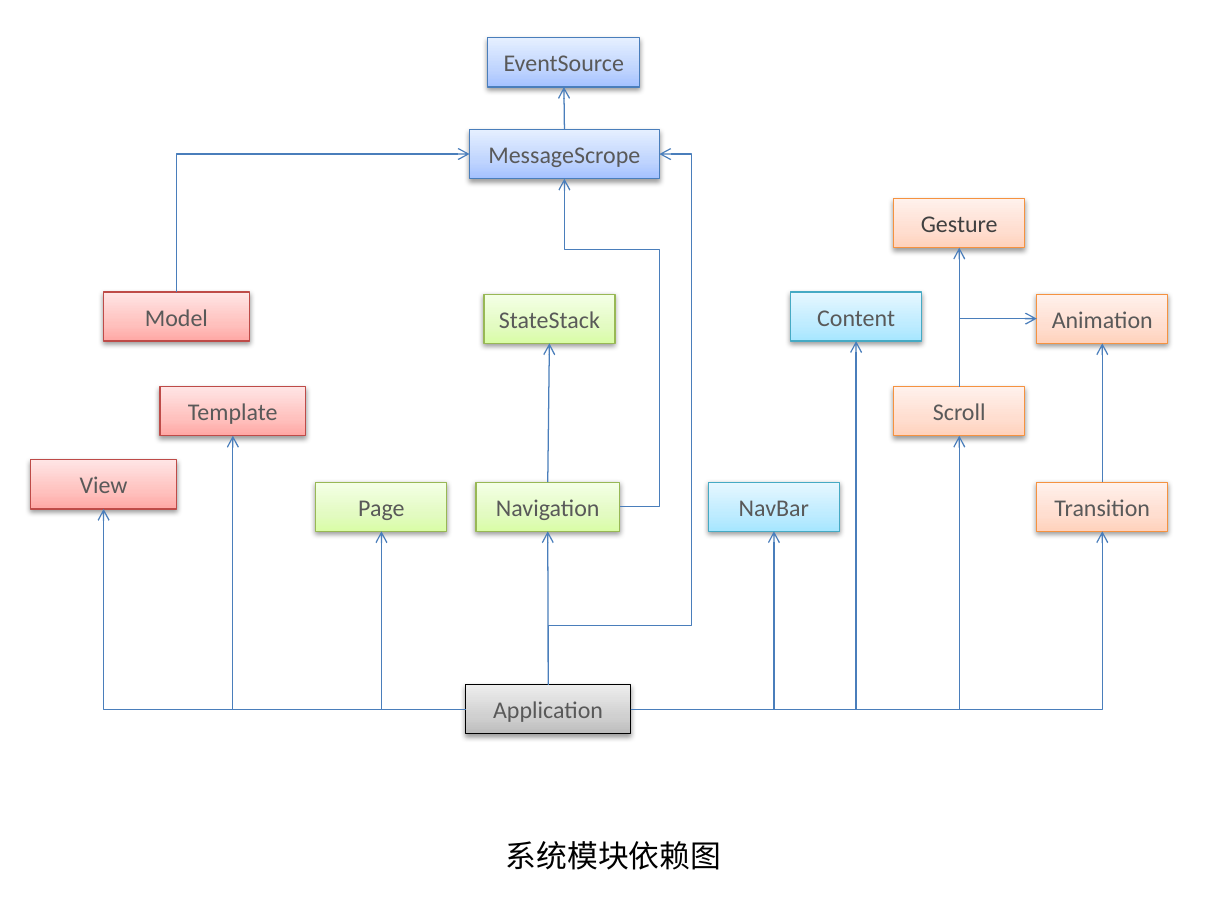
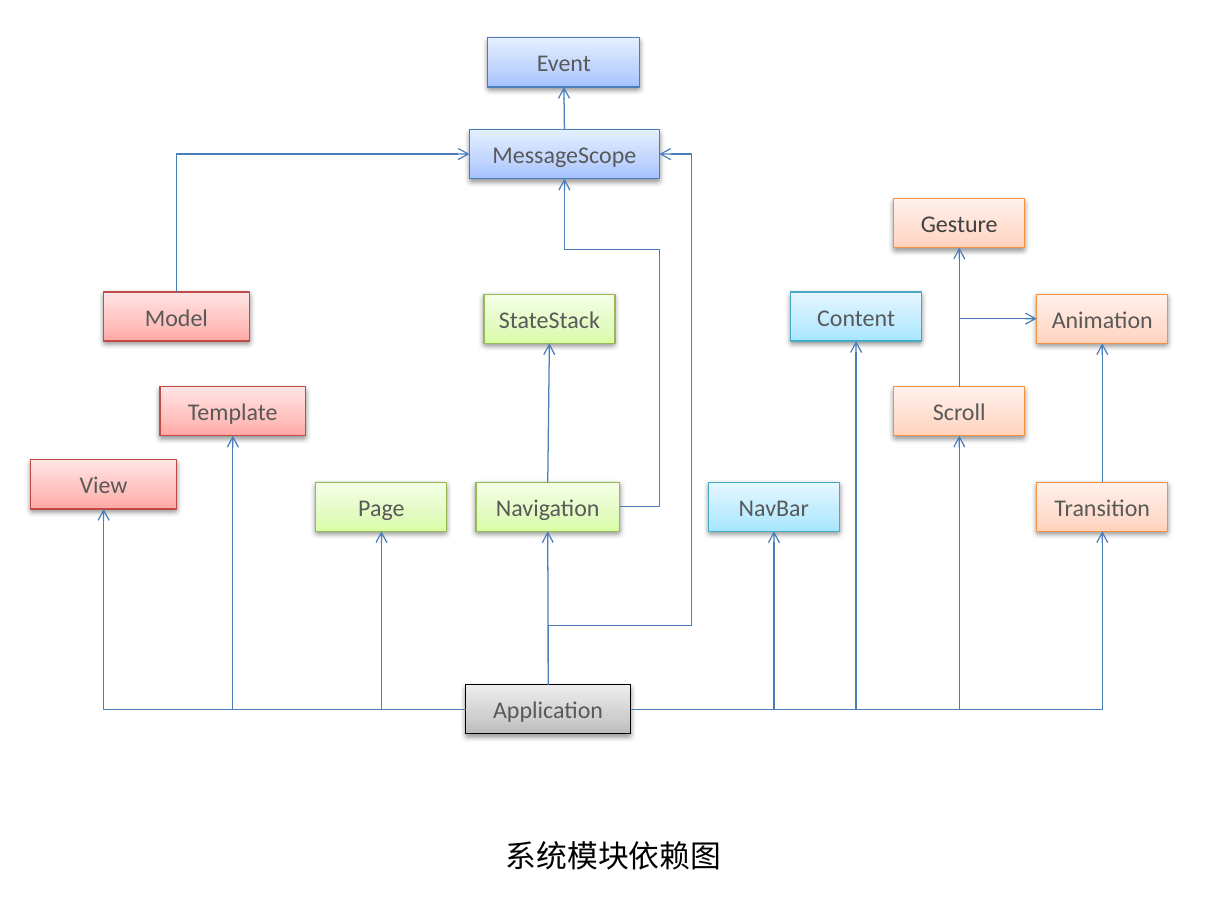
Before and after one commit to mixteam/mixsln, a slide deck: slide 1 of doc/design.pptx. Drawn at 1232x924 pixels with LibreOffice and Linux fonts; fonts in the diff are those of the drawing. Boxes give left, top, right and bottom in pixels: in the first picture for what was removed or moved away, otherwise in the second. Text is boxed around its words. In the diff, an @@ line names an element or a change of style, - is before the commit and + after.

```diff
--- a/doc/design.pptx
+++ b/doc/design.pptx
@@ text in rectangle at <box>537,55,591,71</box>: text changed @@
-EventSource
+Event
@@ text in rectangle at <box>492,147,636,167</box>: text changed @@
-MessageScrope
+MessageScope
```
Also in this commit, not shown: 13 other files.
